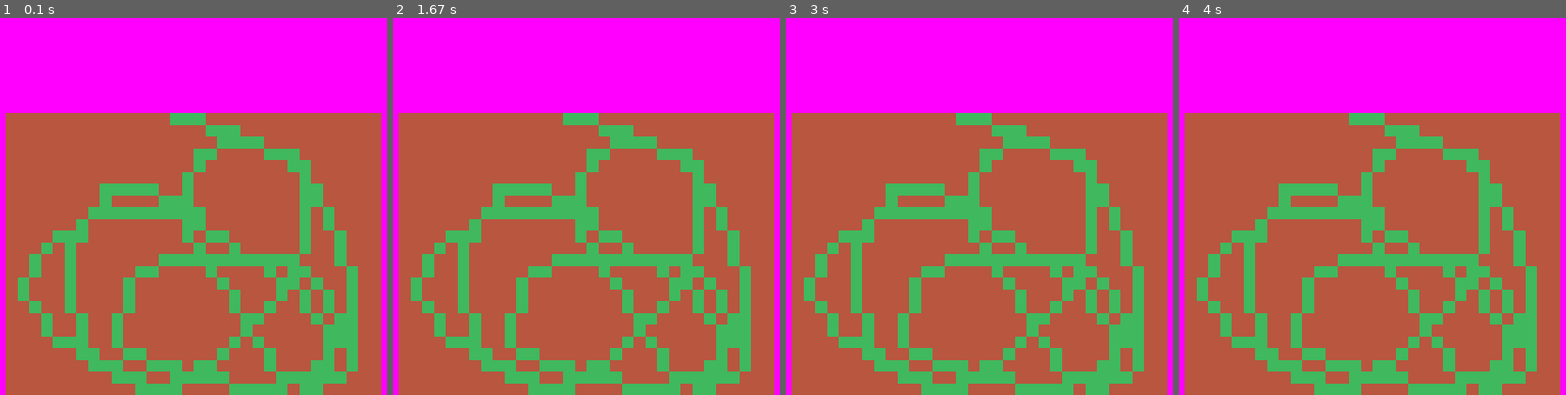
Above: before the commit, frames 1-4 (left to right).
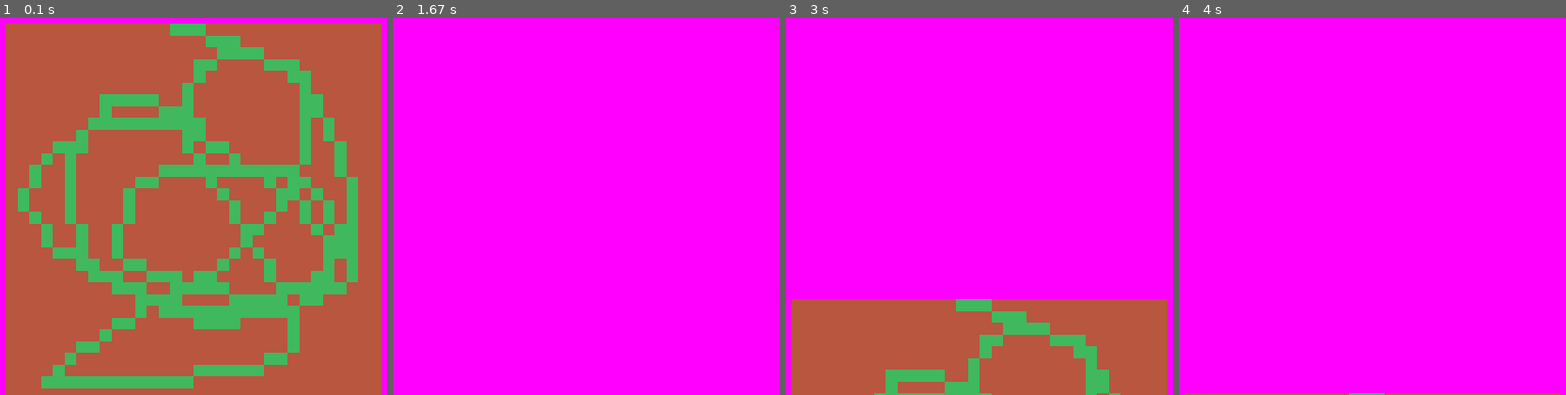
Above: after the commit, the same moments.

Repository: TheTrueBear/pygame-platformer
Game: pygame game, started from main.py
Two runs of this game, one before a commit and one after it. Both use one fixed random seed, a clock stepped at 60 frames per second and the inputs below.
Inputs:
- Up to frame 1 (0.1 s): no input
- Up to frame 2 (1.67 s): no input
- Up to frame 3 (3 s): no input
- Up to frame 4 (4 s): no input

The runs differ from the first frame. In frame 1, 50% of the frame differs, in the area x 1-99%, y 1-100%; in frame 2, 73%, in the area x 1-99%, y 25-100%; in frame 3, 56%; in frame 4, 72%.

Commit message:
This is adding in delta time.

Diff:
--- a/main.py
+++ b/main.py
@@ -4,11 +4,14 @@
 import mods.gfx.color as color
 
 window_size = vec.Vector2(800, int((800 / 16) * 10))
-window = wind.Window(window_size, name="Game")
+window = wind.Window(window_size, name="Game", framerate=30)
 
 image = img.Image("test.png")
 image.transform_size(vec.Vector2(400, 400))
 
+x = 0
+
 while True:
-    window.render(vec.Vector2(100, 200), img=image)
+    x += 100 * window.delta
+    window.render(vec.Vector2(100, 100 + x), img=image)
     window.update()
--- a/mods/gfx/window.py
+++ b/mods/gfx/window.py
@@ -15,6 +15,16 @@
     name = "None"
     bgc = None
 
+    # For non-frame-rate tied calculations
+    delta = 0
+    # To calculate delta
+    previous = 0
+    now = pygame.time.get_ticks()
+
+    # Frame-rate
+    fps = 1 / 60
+    frame_time = 0
+
     # Clear the screen
     def cls(self) -> None:
         pygame.draw.rect(self.screen, (self.bgc.r, self.bgc.g, self.bgc.b), (0, 0, self.size.x, self.size.y))
@@ -25,8 +35,20 @@
 
     # Update the window
     def update(self) -> None:
-        pygame.display.update()
+        if self.frame_time >= self.fps:
+            pygame.display.update()
+            self.frame_time -= self.fps
+            print("Frame")
+
         self.cls()
+
+        # Get delta
+        self.previous = self.now
+        self.now = pygame.time.get_ticks()
+        self.delta = (self.now - self.previous) / 1000.0
+
+        # Set framerate
+        self.frame_time += self.delta
 
         events = pygame.event.get()
         for event in events:
@@ -34,10 +56,14 @@
                 pygame.quit()
                 sys.exit()
 
-    def __init__(self, size : vector.Vector2, bgc : color.Color3 = color.Color3(255, 0, 255), name : str = "Default", icon:image.Image = image.Image("mods/gfx/defaults/default.png")) -> None:
+    def __init__(self, size : vector.Vector2, bgc : color.Color3 = color.Color3(255, 0, 255), name : str = "Default", icon:image.Image = image.Image("mods/gfx/defaults/default.png"), framerate:int=60) -> None:
+        # Set attributes
         self.size = size
         self.bgc = bgc
         self.name = name
+
+        # Frame-rate
+        self.fps = 1 / framerate
 
         # Make the screen
         self.screen = pygame.display.set_mode((self.size.x, self.size.y))
